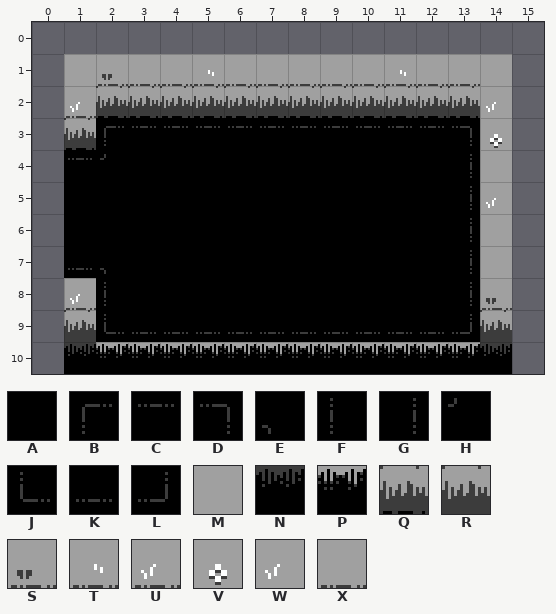
An edit to a level. Tiled map, art/rooms/GrassyTest_Standard_W.tmx. Above, as it was before the edit.
Cells are 16x16 px. Shown: x 0..15, y 0..10. The old version is drawn lined up with the new one.
Key: from "DiscoFloorTiles": A 0 "floor", B 1 "floor", C 2 "floor", D 3 "floor", E 5 "floor", F 17 "floor", G 19 "floor", H 21 "floor", J 33 "floor", K 34 "floor", L 35 "floor"; from "MapTiles": M 2 "map", N 6 "map", P 7 "map", Q 16 "map", R 17 "map", S 18 "map", T 19 "map", U 20 "map", V 22 "map", W 23 "map", X 24 "map".
_ is an empty cell.
Layer "Tile Layer 1" before, first column x 0:
 0 ________________
 1 _MSXXTXXXXXTXXM_
 2 _UQQQQQQQQQQQQW_
 3 _QBCCCCCCCCCCDV_
 4 _CHAAAAAAAAAAGM_
 5 _AAAAAAAAAAAAGW_
 6 _AAAAAAAAAAAAGM_
 7 _KEAAAAAAAAAAGM_
 8 _UFAAAAAAAAAAGS_
 9 _RJKKKKKKKKKKLR_
10 _NPPPPPPPPPPPPN_
The same view after the edit:
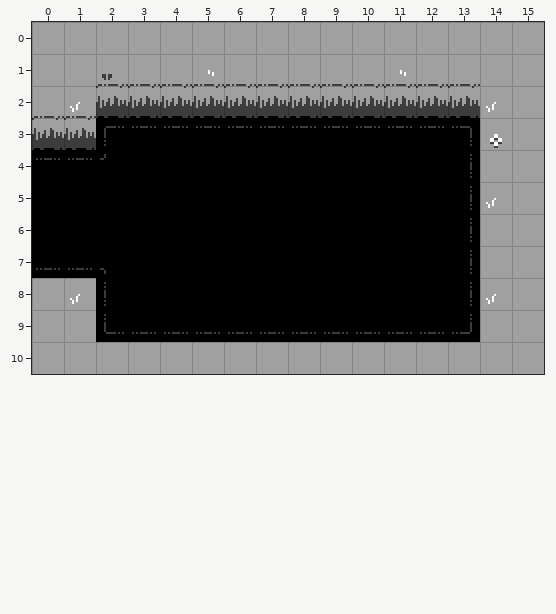
The edit:
Changed rows in their new state; . is an unchanged cell.
map size 14x10 -> 16x11 cells (old content now starts at 1,1; both pictures use the new coordinates)
Layer "Tile Layer 1":
first column x 0:
 0 MMMMMMMMMMMMMMMM
 1 M..............M
 2 X..............M
 3 Q..............M
 4 C..............M
 5 A..............M
 6 A..............M
 7 K..............M
 8 MW............WM
 9 MM............MM
10 MMMMMMMMMMMMMMMM
